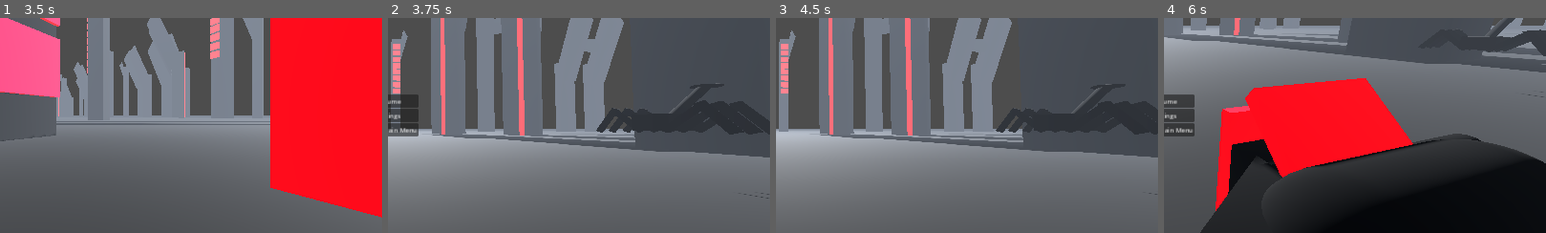
Above: before the commit, frames 1-4 (left to right).
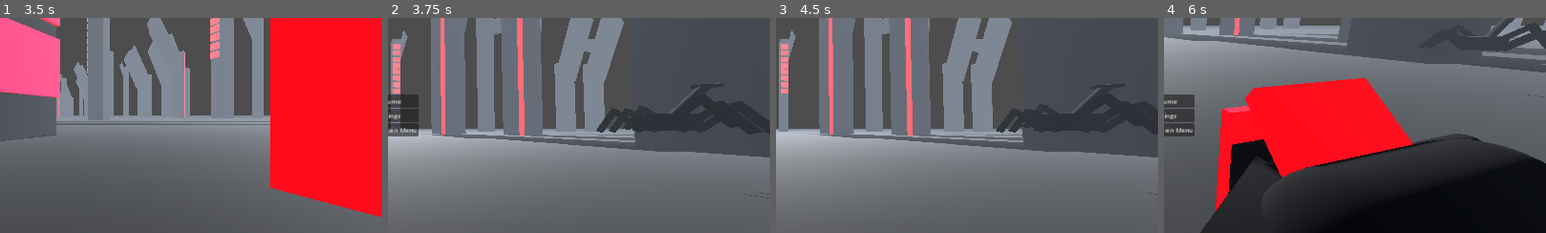
Above: after the commit, the same moments.

Repository: n3xusgamedev/n3xus-godot-game
Game: Godot game, scene res://main_menu.tscn
Two runs of this game, one before a commit and one after it. Both use one fixed random seed, a clock stepped at 60 frames per second and the inputs below.
Inputs (mouse positions are % of the whole screen's width and height, from its top left):
- Up to frame 1 (3.5 s): tap Enter (ui_accept) at 0.5, 1.25 s; move the mouse to (55, 50) at 0.52 s; hold W (move_forward) from 0.53 s (still down); tap P every 0.75 s from 0.6 to 2.85 s; tap Space (jump) at 0.77, 1.52, 3.02 s; move the mouse to (45, 50) at 1.27 s; move the mouse to (52, 48) at 2.02 s; move the mouse to (49, 52) at 2.77 s
- Up to frame 2 (3.75 s): keep holding W (move_forward); move the mouse to (57, 51) at 3.52 s; tap P at 3.6 s
- Up to frame 3 (4.5 s): tap Space (jump) at 3.77 s; release W (move_forward) at 4.25 s; click "Resume" at 4.25 s
- Up to frame 4 (6 s): move the mouse to (42, 49) at 5.02 s; hold W (move_forward) from 5.03 s (still down); tap P at 5.1, 5.85 s; tap Space (jump) at 5.27 s; move the mouse to (51, 50) at 5.77 s
The pictures show only the part of the screen within x 50-100%, y 27-77%; the shares and areas given below are measured in that part.

Frame 1 is identical in both runs. In frame 2, 0.5% of the frame differs, in the area x 61-94%, y 35-55%; in frame 3, 0.5%, in the area x 64-98%, y 35-55%; in frame 4, 0.4%.

Commit message:
Updated enemy animation

Diff:
--- a/enemy_1.gd
+++ b/enemy_1.gd
@@ -18,6 +18,8 @@
 var patrolling_forward: bool = true
 var last_step_back_time: float = 0.0  # Tracks time since the last step-back action
 
+@onready var animation_player: AnimationPlayer = $AnimationPlayer
+
 func _ready() -> void:
 	original_position = global_transform.origin
 	connect_signals()
@@ -25,6 +27,8 @@
 	print("Enemy initialized at: ", original_position)
 
 func _physics_process(delta: float) -> void:
+	apply_gravity(delta)
+
 	if is_chasing and player:
 		print("Chasing the player.")
 		chase_player(delta)
@@ -35,6 +39,16 @@
 
 	if velocity.length() > 0.01:
 		rotate_toward_velocity(delta)
+
+	# Play walking animation if moving
+	if velocity.length() > 0:
+		animation_player.play("Walk")
+	else:
+		animation_player.stop()
+
+func apply_gravity(delta: float) -> void:
+	if not is_on_floor():
+		velocity.y += ProjectSettings.get_setting("physics/3d/default_gravity") * delta
 
 func patrol(delta: float) -> void:
 	if is_chasing:
@@ -110,6 +124,7 @@
 
 func die() -> void:
 	print("Enemy has died.")
+	animation_player.play("Die")
 	queue_free()
 
 # Signal handlers
--- a/enemy_1.tscn
+++ b/enemy_1.tscn
@@ -49,6 +49,68 @@
 
 [sub_resource type="BoxShape3D" id="BoxShape3D_yoiyl"]
 size = Vector3(0.642334, 0.248962, 0.664551)
+
+[sub_resource type="Animation" id="Animation_ntslr"]
+resource_name = "Walk"
+length = 3.0
+tracks/0/type = "position_3d"
+tracks/0/imported = false
+tracks/0/enabled = true
+tracks/0/path = NodePath("MeshInstance3D/Leg 1")
+tracks/0/interp = 1
+tracks/0/loop_wrap = true
+tracks/0/keys = PackedFloat32Array(0.266667, 1, 0, 0, 0, 0.833333, 1, 0, 0.386, 0, 2.03333, 1, 0, 0.386, 0, 3, 1, 0, 0.0832362, 0)
+tracks/1/type = "position_3d"
+tracks/1/imported = false
+tracks/1/enabled = true
+tracks/1/path = NodePath("MeshInstance3D/Leg 6")
+tracks/1/interp = 1
+tracks/1/loop_wrap = true
+tracks/1/keys = PackedFloat32Array(0.0333333, 1, 0, 0.476236, 0, 0.966667, 1, 0, 0.888803, 0, 2.03333, 1, 0, 0.888803, 0, 2.96667, 1, 0, 0.532516, 0)
+tracks/2/type = "position_3d"
+tracks/2/imported = false
+tracks/2/enabled = true
+tracks/2/path = NodePath("MeshInstance3D/Leg 2")
+tracks/2/interp = 1
+tracks/2/loop_wrap = true
+tracks/2/keys = PackedFloat32Array(0.0333333, 1, 0.839012, 0.164644, -0.383986)
+tracks/3/type = "position_3d"
+tracks/3/imported = false
+tracks/3/enabled = true
+tracks/3/path = NodePath("MeshInstance3D/Leg 4")
+tracks/3/interp = 1
+tracks/3/loop_wrap = true
+tracks/3/keys = PackedFloat32Array()
+
+[sub_resource type="Animation" id="Animation_bmp8e"]
+length = 0.001
+tracks/0/type = "position_3d"
+tracks/0/imported = false
+tracks/0/enabled = true
+tracks/0/path = NodePath("MeshInstance3D/Leg 1")
+tracks/0/interp = 1
+tracks/0/loop_wrap = true
+tracks/0/keys = PackedFloat32Array(0, 1, 0, 0, 0)
+tracks/1/type = "position_3d"
+tracks/1/imported = false
+tracks/1/enabled = true
+tracks/1/path = NodePath("MeshInstance3D/Leg 6")
+tracks/1/interp = 1
+tracks/1/loop_wrap = true
+tracks/1/keys = PackedFloat32Array(0, 1, 0, 0, 0)
+tracks/2/type = "position_3d"
+tracks/2/imported = false
+tracks/2/enabled = true
+tracks/2/path = NodePath("MeshInstance3D/Leg 2")
+tracks/2/interp = 1
+tracks/2/loop_wrap = true
+tracks/2/keys = PackedFloat32Array(0, 1, 0.839012, 0.164644, -0.383986)
+
+[sub_resource type="AnimationLibrary" id="AnimationLibrary_4dey7"]
+_data = {
+"RESET": SubResource("Animation_bmp8e"),
+"Walk": SubResource("Animation_ntslr")
+}
 
 [node name="enemy_1" type="CharacterBody3D"]
 transform = Transform3D(-1, 0, 8.74228e-08, 0, 1, 0, -8.74228e-08, 0, -1, 0, 0, 0)
@@ -58,13 +120,31 @@
 transform = Transform3D(1, 0, 0, 0, 0.556448, 0, 0, 0, 1.52621, 0, 0, 0)
 mesh = SubResource("BoxMesh_y8exn")
 
-[node name="MeshInstance3D" type="MeshInstance3D" parent="MeshInstance3D"]
+[node name="Leg 1" type="Node3D" parent="MeshInstance3D"]
+transform = Transform3D(1, 0, 0, 0, 1, 0, 0, 0, 1, 0, 0, 0)
+
+[node name="MeshInstance3D" type="MeshInstance3D" parent="MeshInstance3D/Leg 1"]
 transform = Transform3D(-1.08051, 0.22283, 0, -1.44198, -0.166971, 0, 0, 0, 0.0577283, 0.839012, 0.164644, 0.422621)
 mesh = SubResource("BoxMesh_5c06j")
-
-[node name="MeshInstance3D2" type="MeshInstance3D" parent="MeshInstance3D"]
+skeleton = NodePath("../..")
+
+[node name="MeshInstance3D2" type="MeshInstance3D" parent="MeshInstance3D/Leg 1"]
 transform = Transform3D(-0.789076, -0.250328, 0, 1.61993, -0.121936, 0, 0, 0, 0.0577283, 1.67294, 0.19468, 0.422621)
 mesh = SubResource("BoxMesh_5c06j")
+skeleton = NodePath("../..")
+
+[node name="Leg 6" type="Node3D" parent="MeshInstance3D"]
+transform = Transform3D(1, 0, 0, 0, 1, 0, 0, 0, 1, 0, 0, 0)
+
+[node name="MeshInstance3D9" type="MeshInstance3D" parent="MeshInstance3D/Leg 6"]
+transform = Transform3D(1.08051, -0.22283, -5.04677e-09, -1.44198, -0.166971, 0, -9.4461e-08, 1.94804e-08, -0.0577283, -0.956084, -0.221356, -0.386858)
+mesh = SubResource("BoxMesh_5c06j")
+skeleton = NodePath("../..")
+
+[node name="MeshInstance3D10" type="MeshInstance3D" parent="MeshInstance3D/Leg 6"]
+transform = Transform3D(0.789077, 0.250328, -5.04677e-09, 1.61993, -0.121936, 0, -6.89832e-08, -2.18844e-08, -0.0577283, -1.79002, -0.19132, -0.386858)
+mesh = SubResource("BoxMesh_5c06j")
+skeleton = NodePath("../..")
 
 [node name="MeshInstance3D3" type="MeshInstance3D" parent="MeshInstance3D"]
 transform = Transform3D(-1.08051, 0.22283, 0, -1.44198, -0.166971, 0, 0, 0, 0.0577283, 0.839012, 0.164644, -0.383986)
@@ -80,30 +160,6 @@
 
 [node name="MeshInstance3D6" type="MeshInstance3D" parent="MeshInstance3D"]
 transform = Transform3D(-0.789076, -0.250328, 0, 1.61993, -0.121936, 0, 0, 0, 0.0577283, 1.67294, 0.19468, -0.00400849)
-mesh = SubResource("BoxMesh_5c06j")
-
-[node name="MeshInstance3D7" type="MeshInstance3D" parent="MeshInstance3D"]
-transform = Transform3D(1.08051, -0.22283, -5.04677e-09, -1.44198, -0.166971, 0, -9.4461e-08, 1.94804e-08, -0.0577283, -0.956084, 0.164644, 0.422621)
-mesh = SubResource("BoxMesh_5c06j")
-
-[node name="MeshInstance3D8" type="MeshInstance3D" parent="MeshInstance3D"]
-transform = Transform3D(0.789077, 0.250328, -5.04677e-09, 1.61993, -0.121936, 0, -6.89832e-08, -2.18844e-08, -0.0577283, -1.79002, 0.19468, 0.422621)
-mesh = SubResource("BoxMesh_5c06j")
-
-[node name="MeshInstance3D9" type="MeshInstance3D" parent="MeshInstance3D"]
-transform = Transform3D(1.08051, -0.22283, -5.04677e-09, -1.44198, -0.166971, 0, -9.4461e-08, 1.94804e-08, -0.0577283, -0.956084, 0.164644, -0.386858)
-mesh = SubResource("BoxMesh_5c06j")
-
-[node name="MeshInstance3D10" type="MeshInstance3D" parent="MeshInstance3D"]
-transform = Transform3D(0.789077, 0.250328, -5.04677e-09, 1.61993, -0.121936, 0, -6.89832e-08, -2.18844e-08, -0.0577283, -1.79002, 0.19468, -0.386858)
-mesh = SubResource("BoxMesh_5c06j")
-
-[node name="MeshInstance3D11" type="MeshInstance3D" parent="MeshInstance3D"]
-transform = Transform3D(1.08051, -0.22283, -5.04677e-09, -1.44198, -0.166971, 0, -9.4461e-08, 1.94804e-08, -0.0577283, -0.956084, 0.164644, -0.000133486)
-mesh = SubResource("BoxMesh_5c06j")
-
-[node name="MeshInstance3D12" type="MeshInstance3D" parent="MeshInstance3D"]
-transform = Transform3D(0.789077, 0.250328, -5.04677e-09, 1.61993, -0.121936, 0, -6.89832e-08, -2.18844e-08, -0.0577283, -1.79002, 0.19468, -0.000133408)
 mesh = SubResource("BoxMesh_5c06j")
 
 [node name="MeshInstance3D13" type="MeshInstance3D" parent="MeshInstance3D"]
@@ -114,6 +170,31 @@
 transform = Transform3D(0.59807, 0, 0, 0, 0.0353988, -0.265262, 0, 0.186078, 0.0504623, 0, 2.29573, 1.10067)
 mesh = SubResource("CylinderMesh_d76ov")
 
+[node name="Leg 2" type="Node3D" parent="MeshInstance3D"]
+transform = Transform3D(-1.08051, 0.22283, 0, -1.44198, -0.166971, 0, 0, 0, 0.0577283, 0.839012, 0.164644, -0.383986)
+
+[node name="MeshInstance3D7" type="MeshInstance3D" parent="MeshInstance3D/Leg 2"]
+transform = Transform3D(0.280833, 0.148311, 1.67952e-09, 6.2108, -0.280833, -1.45045e-08, -1.6363e-06, 3.3745e-07, -1, 0.597391, -5.15913, 13.9725)
+mesh = SubResource("BoxMesh_5c06j")
+skeleton = NodePath("../..")
+
+[node name="MeshInstance3D8" type="MeshInstance3D" parent="MeshInstance3D/Leg 2"]
+transform = Transform3D(-0.982046, -0.0291522, 1.67952e-09, -1.22081, 0.982044, -1.45045e-08, -1.19496e-06, -3.79093e-07, -1, 0.861577, -7.62056, 13.9725)
+mesh = SubResource("BoxMesh_5c06j")
+skeleton = NodePath("../..")
+
+[node name="Leg 4" type="Node3D" parent="MeshInstance3D"]
+
+[node name="MeshInstance3D11" type="MeshInstance3D" parent="MeshInstance3D/Leg 4"]
+transform = Transform3D(1.08051, -0.22283, -5.04677e-09, -1.44198, -0.166971, 0, -9.4461e-08, 1.94804e-08, -0.0577283, -0.956084, 0.164644, -0.000133486)
+mesh = SubResource("BoxMesh_5c06j")
+skeleton = NodePath("../..")
+
+[node name="MeshInstance3D12" type="MeshInstance3D" parent="MeshInstance3D/Leg 4"]
+transform = Transform3D(0.789077, 0.250328, -5.04677e-09, 1.61993, -0.121936, 0, -6.89832e-08, -2.18844e-08, -0.0577283, -1.79002, 0.19468, -0.000133408)
+mesh = SubResource("BoxMesh_5c06j")
+skeleton = NodePath("../..")
+
 [node name="CollisionShape3D" type="CollisionShape3D" parent="."]
 transform = Transform3D(1, 0, 0, 0, 1, 0, 0, 0, 1, 0, 0.012207, -0.000640869)
 shape = SubResource("BoxShape3D_26y0v")
@@ -144,5 +225,10 @@
 transform = Transform3D(1, 0, 0, 0, 1, 0, 0, 0, 1, -0.014623, 1.28018, 1.71707)
 shape = SubResource("BoxShape3D_yoiyl")
 
+[node name="AnimationPlayer" type="AnimationPlayer" parent="."]
+libraries = {
+"": SubResource("AnimationLibrary_4dey7")
+}
+
 [connection signal="body_entered" from="Area3D" to="." method="_on_Area3D_body_entered"]
 [connection signal="body_exited" from="Area3D" to="." method="_on_Area3D_body_exited"]
Not shown: 1 places in enemy_1.tscn that only renumber resources
Not shown: 1 places in world.tscn that only renumber resources
